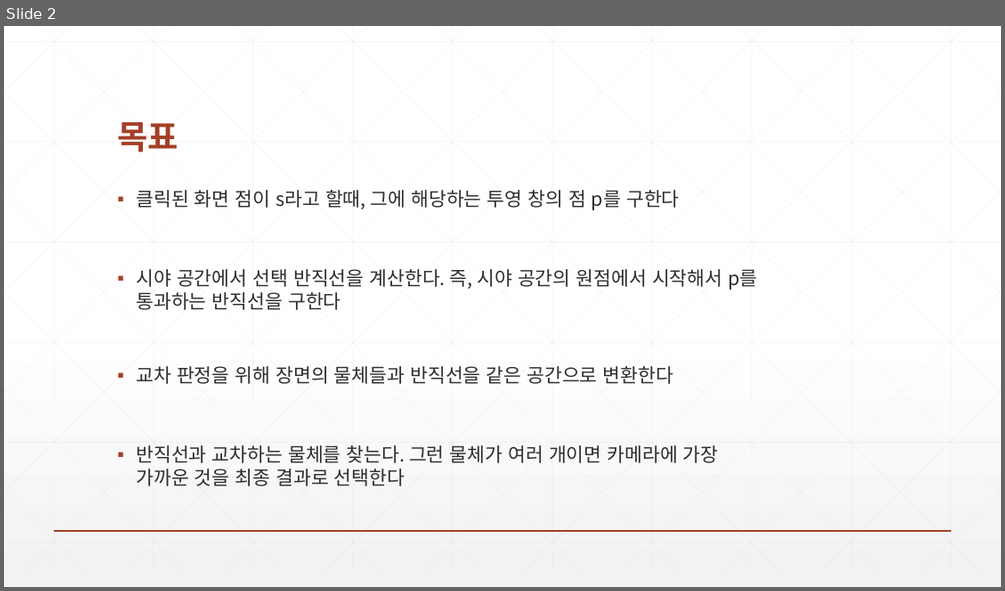
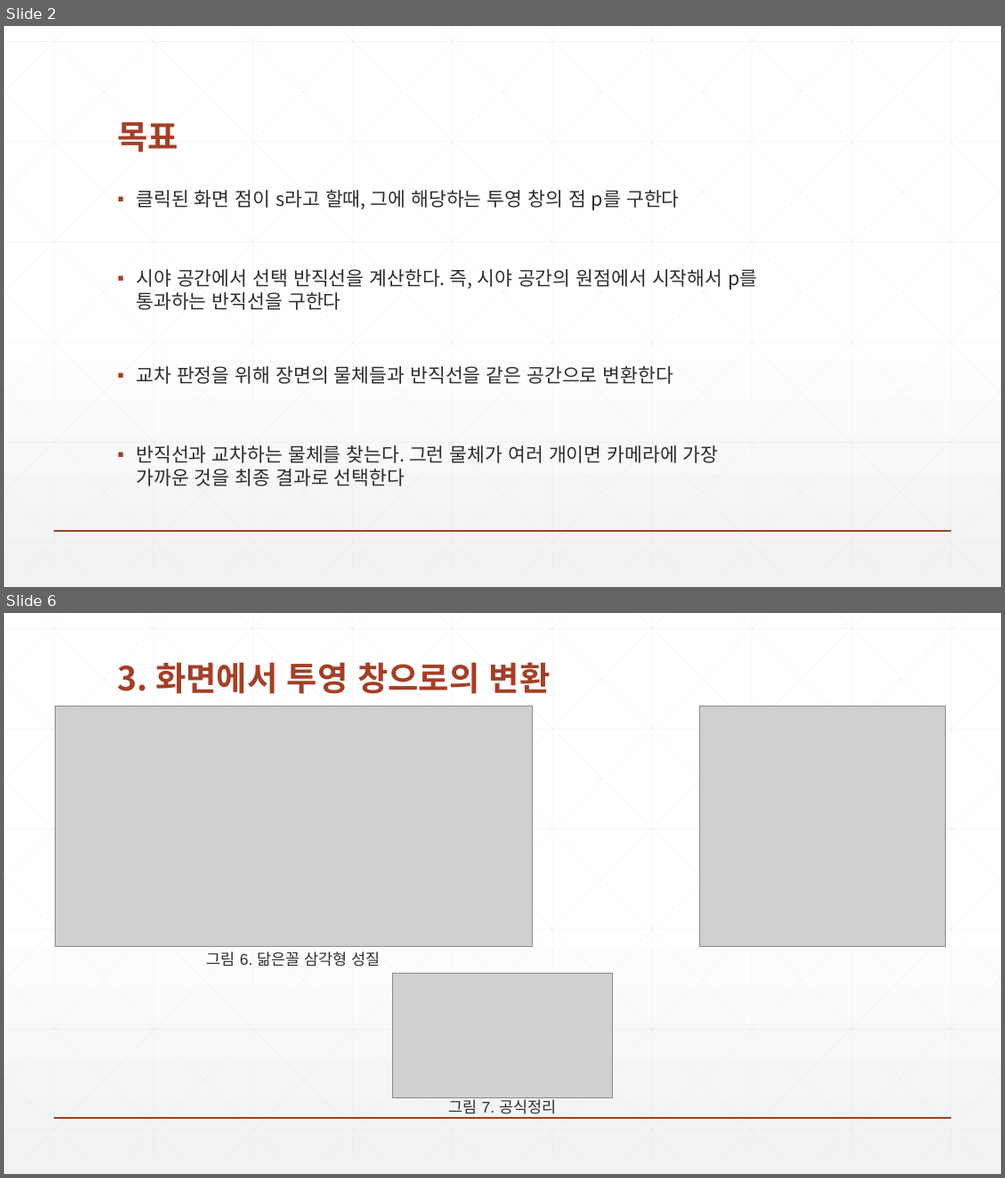
Before and after one commit to earthboom/CodingStudy, a slide deck: Common/Chapter17 Picking.pptx. Shown one above the other, each under a label of ours: slide 2 before the commit, slides 2 and 6 after it; the slides between them are not shown. The pictures are 1005x591 and 1005x1178 pixels, drawn with LibreOffice and Linux fonts; fonts in the diff are those of the drawing; grey boxes stand for pictures. Boxes give left, top, right and bottom in pixels: in the first picture for what was removed or moved away, otherwise in the second. Text is boxed around its words. In the diff, an @@ line names an element or a change of style, - is before the commit and + after.

```diff
--- a/Common/Chapter17 Picking.pptx
+++ b/Common/Chapter17 Picking.pptx
@@ slide 6 added at [4, 613, 1001, 1174], background gradient #FFFFFF to #F2F2F2; not listed: 47 template elements that a slide beside it also shows @@
@@ title added at [117, 662, 550, 694], 32 pt, text #A43F27, bold @@
+3. 화면에서 투영 창으로의 변환
@@ picture added at [55, 706, 532, 946] @@
@@ picture added at [699, 706, 946, 946] @@
@@ text added at [207, 951, 380, 966], 15 pt, text #2D2E2D @@
+그림 6. 닮은꼴 삼각형 성질
@@ picture added at [393, 973, 613, 1097] @@
@@ text added at [448, 1097, 556, 1114], 15 pt, text #2D2E2D @@
+그림 7. 공식정리
```
Also in this commit, not shown: 2 slides changed, 1 other slide added.
